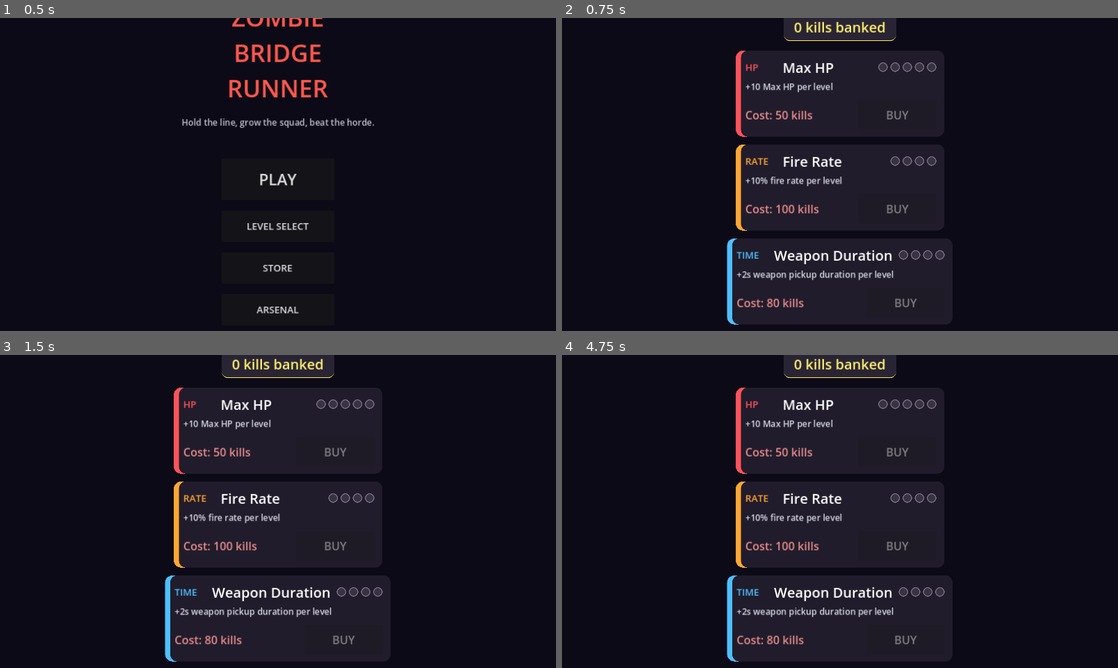
Above: before the commit, frames 1-4 (two rows, left to right).
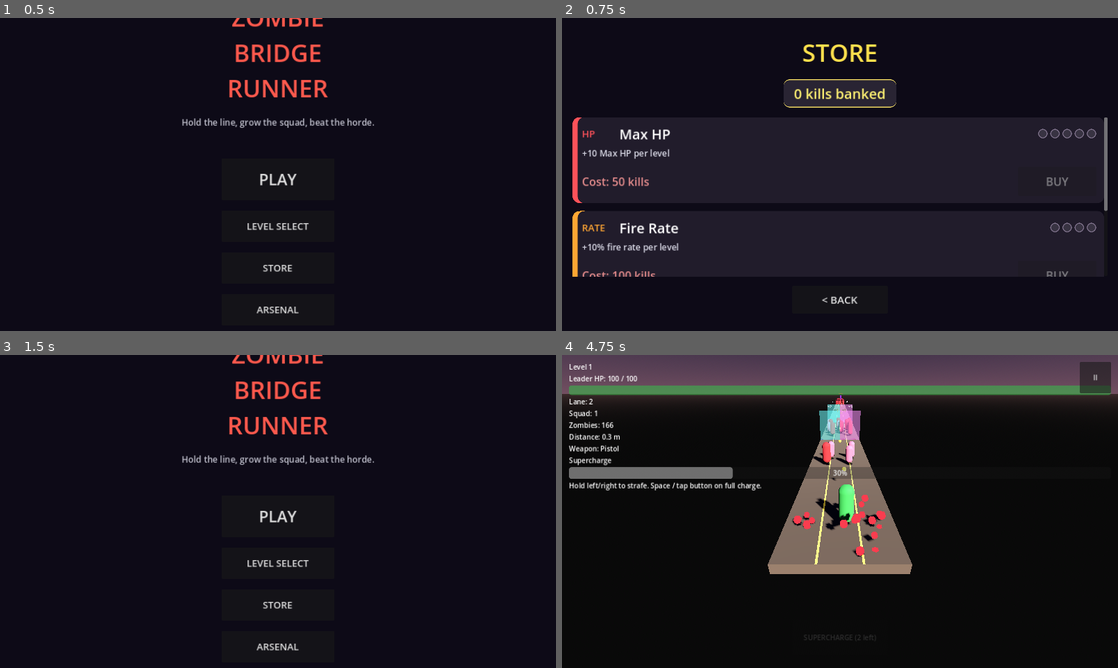
Above: after the commit, the same moments.

Repository: PawandeepSinghKhalsa/Hold-the-Line
Game: Godot game, scene res://scenes/title.tscn
Two runs of this game, one before a commit and one after it. Both use one fixed random seed, a clock stepped at 60 frames per second and the inputs below.
Inputs (mouse positions are in pixels of both pictures, inside the frame that each line leads up to):
- Up to frame 1 (0.5 s): no input
- Up to frame 2 (0.75 s): click "STORE" at 0.5 s
- Up to frame 3 (1.5 s): click (278, 636) at 1.25 s, where only the run after the commit has a clickable "< BACK"
- Up to frame 4 (4.75 s): click (840, 646) at 2 s, where only the run after the commit has a clickable "ARSENAL"; click (840, 636) at 2.75 s, where only the run after the commit has a clickable "< BACK"; click (840, 514) at 3.5 s, where only the run after the commit has a clickable "PLAY"; move the mouse to (962, 495) at 4.27 s; hold D (move_right) from 4.28 s (still down); hold Space (supercharge) from 4.28 s (still down); click (962, 495) at 4.42 s

Frame 1 is identical in both runs. In frame 2, 8.8% of the frame differs, in the area x 1-99%, y 0-98%; in frame 3, 7.4%; in frame 4, 46%, in the area x 0-100%, y 0-98%.
Error in both runs: Invalid assignment of property or key 'text' with value of type 'String' on a base object of type 'null instance'. (res://scripts/store.gd:197)

Commit message:
Arsenal / Store: responsive cards, ScrollContainer, Unicode cleanup
Screenshot showed two issues: the EQUIPPED-tick glyph rendered as a
tofu box (same Unicode-missing-from-Godot-default-font pattern as
the pip fix) and the cards stuck to a 520px minimum width that
pushed the layout wider than a phone viewport in some orientations.

arsenal.gd + store.gd:
- Card custom_minimum_size_x dropped from 520 / 480 to 0. Cards
  now set size_flags_horizontal = SIZE_EXPAND_FILL so they fill
  whatever width the parent ScrollContainer allows. Heights
  unchanged.
- "EQUIPPED ✓" -> "EQUIPPED" (button already has green bg so the
  tick was redundant).
- HUD banner "★ NEW RECORD" -> "- NEW RECORD" for the same reason;
  a real design pass with custom font + asterisk would be nicer
  but plain ASCII renders correctly on every device today.
- Store card fallback badge "★" -> "*".

scenes/arsenal.tscn + scenes/store.tscn:
- Wrapped the Cards VBox in a ScrollContainer (horizontal_scroll_
  mode = 0, size_flags_vertical = 3). With 8 arsenal cards at 200px
  tall plus headers, they would overflow a phone viewport — now the
  middle of the screen scrolls while the title, banked badge, and
  BACK button stay pinned.
- Removed the inert Spacer node above the BACK button since the
  scroll container already fills the remaining vertical space.

Arsenal and Store scripts updated to reference the new
Margin/VBox/CardsScroll/Cards path.

https://claude.ai/code/session_01WNZkPqonAe5zQESFZUsP36

Diff:
--- a/scenes/arsenal.tscn
+++ b/scenes/arsenal.tscn
@@ -70,14 +70,16 @@
 text = "0 kills banked"
 horizontal_alignment = 1
 
-[node name="Cards" type="VBoxContainer" parent="Margin/VBox"]
+[node name="CardsScroll" type="ScrollContainer" parent="Margin/VBox"]
 layout_mode = 2
-alignment = 1
+size_flags_vertical = 3
+horizontal_scroll_mode = 0
+
+[node name="Cards" type="VBoxContainer" parent="Margin/VBox/CardsScroll"]
+layout_mode = 2
+size_flags_horizontal = 3
+size_flags_vertical = 3
 theme_override_constants/separation = 18
-
-[node name="Spacer" type="Control" parent="Margin/VBox"]
-custom_minimum_size = Vector2(0, 20)
-layout_mode = 2
 
 [node name="BackButton" type="Button" parent="Margin/VBox"]
 custom_minimum_size = Vector2(220, 64)
--- a/scenes/store.tscn
+++ b/scenes/store.tscn
@@ -70,14 +70,16 @@
 text = "0 kills banked"
 horizontal_alignment = 1
 
-[node name="Cards" type="VBoxContainer" parent="Margin/VBox"]
+[node name="CardsScroll" type="ScrollContainer" parent="Margin/VBox"]
 layout_mode = 2
-alignment = 1
+size_flags_vertical = 3
+horizontal_scroll_mode = 0
+
+[node name="Cards" type="VBoxContainer" parent="Margin/VBox/CardsScroll"]
+layout_mode = 2
+size_flags_horizontal = 3
+size_flags_vertical = 3
 theme_override_constants/separation = 18
-
-[node name="Spacer" type="Control" parent="Margin/VBox"]
-custom_minimum_size = Vector2(0, 20)
-layout_mode = 2
 
 [node name="BackButton" type="Button" parent="Margin/VBox"]
 custom_minimum_size = Vector2(220, 64)
--- a/scripts/arsenal.gd
+++ b/scripts/arsenal.gd
@@ -7,7 +7,7 @@
 
 @onready var banked_label: Label = $Margin/VBox/BankedLabel
 @onready var back_button: Button = $Margin/VBox/BackButton
-@onready var cards_container: VBoxContainer = $Margin/VBox/Cards
+@onready var cards_container: VBoxContainer = $Margin/VBox/CardsScroll/Cards
 
 const CARD_BG_COLOR := Color(0.13, 0.11, 0.17, 1.0)
 const CARD_COLORS: Dictionary = {
@@ -51,8 +51,8 @@
 	var is_equipped: bool = LevelManager.selected_weapon == weapon_id
 
 	var card: PanelContainer = PanelContainer.new()
-	card.custom_minimum_size = Vector2(520, 200)
-	card.size_flags_horizontal = Control.SIZE_SHRINK_CENTER
+	card.custom_minimum_size = Vector2(0, 200)
+	card.size_flags_horizontal = Control.SIZE_EXPAND_FILL
 
 	var style: StyleBoxFlat = StyleBoxFlat.new()
 	style.bg_color = CARD_BG_COLOR if not is_locked else Color(0.1, 0.09, 0.12, 1)
@@ -169,7 +169,7 @@
 		equip_button.focus_mode = Control.FOCUS_NONE
 		equip_button.add_theme_font_size_override("font_size", 20)
 		if is_equipped:
-			equip_button.text = "EQUIPPED ✓"
+			equip_button.text = "EQUIPPED"
 			equip_button.disabled = true
 			var eq_style: StyleBoxFlat = StyleBoxFlat.new()
 			eq_style.bg_color = Color(0.25, 0.55, 0.3, 1)
--- a/scripts/hud.gd
+++ b/scripts/hud.gd
@@ -197,7 +197,7 @@
 	supercharge_button.modulate = Color(0.4, 0.4, 0.4, 0.4)
 	var kills: int = GameManager.kills_this_run
 	var new_record: bool = LevelManager.record_kills(LevelManager.current_level, kills)
-	var record_suffix: String = "  ★ NEW RECORD" if new_record else ""
+	var record_suffix: String = "  - NEW RECORD" if new_record else ""
 	# Every run banks its kills toward the Store — win or lose.
 	LevelManager.add_banked_kills(kills)
 	var banked_suffix: String = "  (+%d banked)" % kills if kills > 0 else ""
--- a/scripts/store.gd
+++ b/scripts/store.gd
@@ -7,7 +7,7 @@
 
 @onready var banked_label: Label = $Margin/VBox/BankedLabel
 @onready var back_button: Button = $Margin/VBox/BackButton
-@onready var cards_container: VBoxContainer = $Margin/VBox/Cards
+@onready var cards_container: VBoxContainer = $Margin/VBox/CardsScroll/Cards
 
 const CARD_BG_COLOR := Color(0.13, 0.11, 0.17, 1.0)
 const CARD_DISABLED_TINT := Color(0.6, 0.6, 0.65, 1.0)
@@ -43,8 +43,8 @@
 	var tint: Color = CARD_COLORS.get(key, Color(1, 1, 1))
 
 	var card: PanelContainer = PanelContainer.new()
-	card.custom_minimum_size = Vector2(480, 180)
-	card.size_flags_horizontal = Control.SIZE_SHRINK_CENTER
+	card.custom_minimum_size = Vector2(0, 180)
+	card.size_flags_horizontal = Control.SIZE_EXPAND_FILL
 
 	var style: StyleBoxFlat = StyleBoxFlat.new()
 	style.bg_color = CARD_BG_COLOR
@@ -70,7 +70,7 @@
 	vbox.add_child(top_row)
 
 	var badge: Label = Label.new()
-	badge.text = CARD_ICONS.get(key, "★")
+	badge.text = CARD_ICONS.get(key, "*")
 	badge.add_theme_font_size_override("font_size", 22)
 	badge.add_theme_color_override("font_color", tint)
 	badge.custom_minimum_size = Vector2(72, 0)
